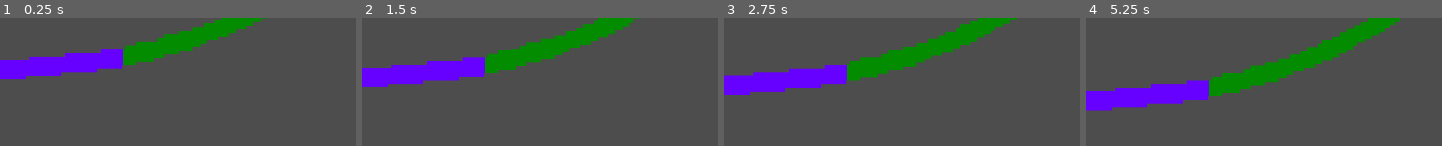
Above: before the commit, frames 1-4 (left to right).
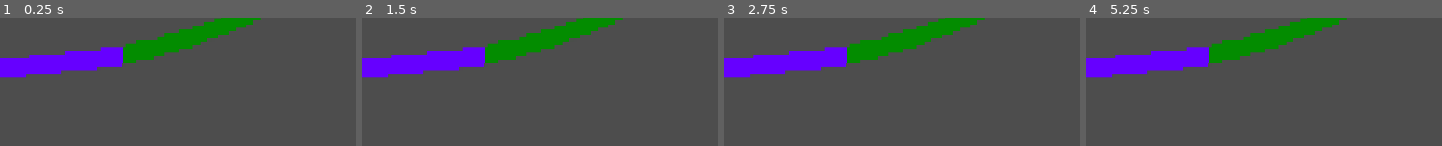
Above: after the commit, the same moments.

Repository: Annars30/GithubRepos-FINAL-project-ver1
Game: Godot game, scene res://Scenes/supernova_wave_3.tscn
Same seed, same stepped clock (60 frames per second), same inputs: the game is played once before the commit and once after it. This scene is started directly instead of the project's main scene.
Inputs (mouse positions are in pixels of both pictures, inside the frame that each line leads up to):
- Up to frame 1 (0.25 s): no input
- Up to frame 2 (1.5 s): move the mouse to (outside the picture) at 0.52 s; hold Right (move_right) 0.53-1.28 s; hold B (fire_blue) 0.53-1.28 s; click (outside the picture) at 0.67 s; move the mouse to (outside the picture) at 1.27 s; hold Left (move_left) from 1.28 s (still down); tap G (fire_green) at 1.35 s
- Up to frame 3 (2.75 s): move the mouse to (outside the picture) at 2.02 s; release Left (move_left) at 2.03 s; hold Right (move_right) from 2.03 s (still down); hold O (fire_orange) from 2.03 s (still down)
- Up to frame 4 (5.25 s): move the mouse to (outside the picture) at 2.77 s; release O (fire_orange) at 2.78 s; tap R (fire_red) at 2.85 s; click (outside the picture) at 2.92 s; move the mouse to (outside the picture) at 3.52 s; release Right (move_right) at 3.53 s; hold V (fire_violet) 3.53-4.28 s; hold Left (move_left) from 3.53 s (still down); move the mouse to (outside the picture) at 4.27 s; tap Y (fire_yellow) at 4.35 s; move the mouse to (outside the picture) at 5.02 s; hold B (fire_blue) from 5.03 s (still down); click (outside the picture) at 5.17 s

The runs differ from the first frame. In frame 1, 2.1% of the frame differs, in the area x 0-75%, y 0-48%; in frame 2, 11%; in frame 3, 20%; in frame 4, 23%, in the area x 0-89%, y 0-73%.

Commit message:
Update supernova_wave_3.tscn

Diff:
--- a/Scenes/supernova_wave_3.tscn
+++ b/Scenes/supernova_wave_3.tscn
@@ -7,13 +7,13 @@
 radius = 224.0
 height = 543.78424
 
-[node name="Supernova_wave_3" type="Area2D"]
+[node name="Supernova_wave_3" type="CharacterBody2D"]
 script = ExtResource("1_hdw8w")
 
 [node name="Sprite2D" type="Sprite2D" parent="."]
 texture = ExtResource("2_25qrc")
 
-[node name="CollisionShape2D" type="CollisionShape2D" parent="Sprite2D"]
+[node name="CollisionShape2D" type="CollisionShape2D" parent="."]
 position = Vector2(0, -181)
 scale = Vector2(2.5600023, 1.0362817)
 shape = SubResource("CapsuleShape2D_4q8by")
